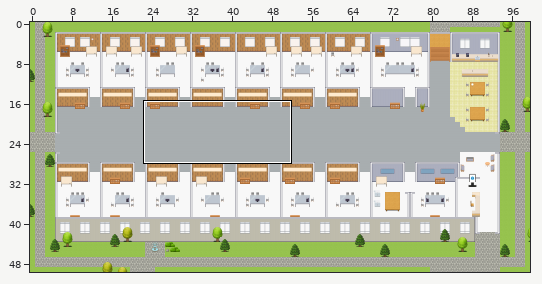
A Tiled map (JSON) gets an edit: maps/Infrastructure-Platform.tmj. The picture above shows the old version from afar; the outline marks the close-up.
Close-up. The starting point:
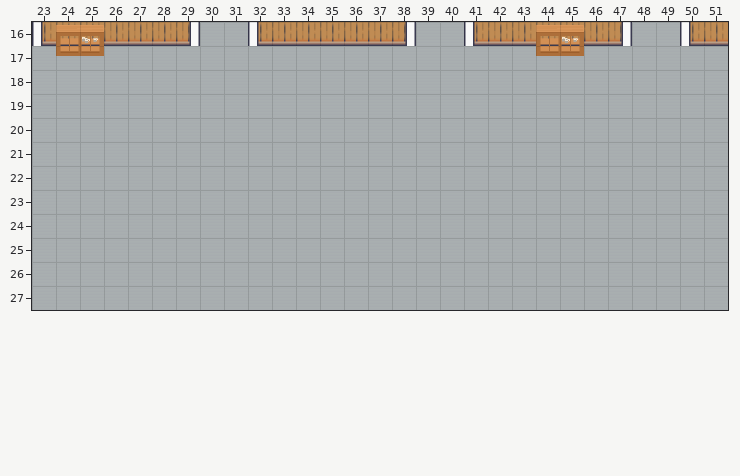
Cells are 32x32 px. Shown: x 23..51, y 16..27. The commit also changed other parts of the map, which this record leaves out.
The same view after the edit:
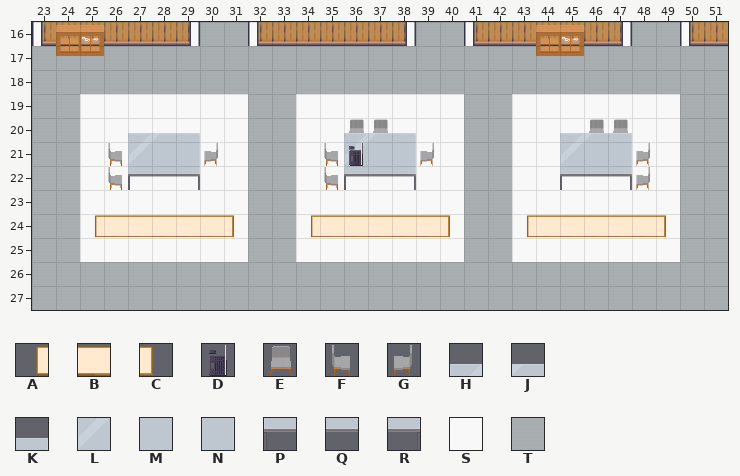
Key: from "Decoration": A 49, B 50, C 51; from "Misc": D 25; from "Seats": E 117, F 119, G 120; from "Tables": H 5, J 6, K 7, L 15, M 16, N 17, P 25, Q 26, R 27; from "room2": S 66, T 216.
_ is an empty cell, # one hidden under a higher layer.
Difference:
Layer "floors":
y 19..20: x 25..31 TTTTTTT -> SSSSSSS; x 34..40 TTTTTTT -> SSSSSSS; x 43..49 TTTTTTT -> SSSSSSS
y 21: x 25..31 TTTTTTT -> SS###SS; x 34..40 TTTTTTT -> SS###SS; x 43..49 TTTTTTT -> SS###SS
y 22..25: x 25..31 TTTTTTT -> SSSSSSS; x 34..40 TTTTTTT -> SSSSSSS; x 43..49 TTTTTTT -> SSSSSSS
Layer "seats":
y 20: x 36..37 __ -> EE; x 46..47 __ -> EE
y 21: x 26 _ -> F; x 30 _ -> G; x 35 _ -> F; x 39 _ -> G; x 48 _ -> G
y 22: x 26 _ -> F; x 35 _ -> F; x 48 _ -> G
Layer "decor":
y 20: x 27..29 ___ -> HJK; x 36..38 ___ -> HJK; x 45..47 ___ -> HJK
y 21: x 27..29 ___ -> LMN; x 36..38 ___ -> LMN; x 45..47 ___ -> LMN
y 22: x 27..29 ___ -> PQR; x 36..38 ___ -> PQR; x 45..47 ___ -> PQR
y 24: x 25..31 _______ -> ABBBBBC; x 34..40 _______ -> ABBBBBC; x 43..49 _______ -> ABBBBBC
Layer "tech":
y 21: x 36 _ -> D
